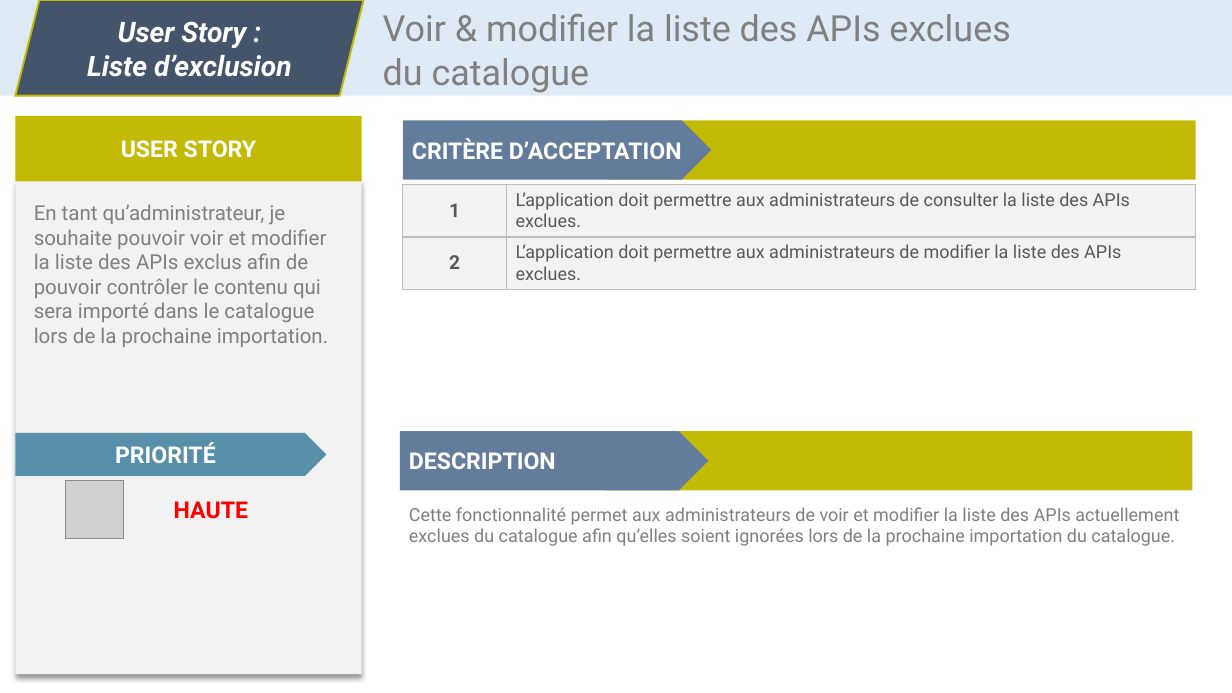
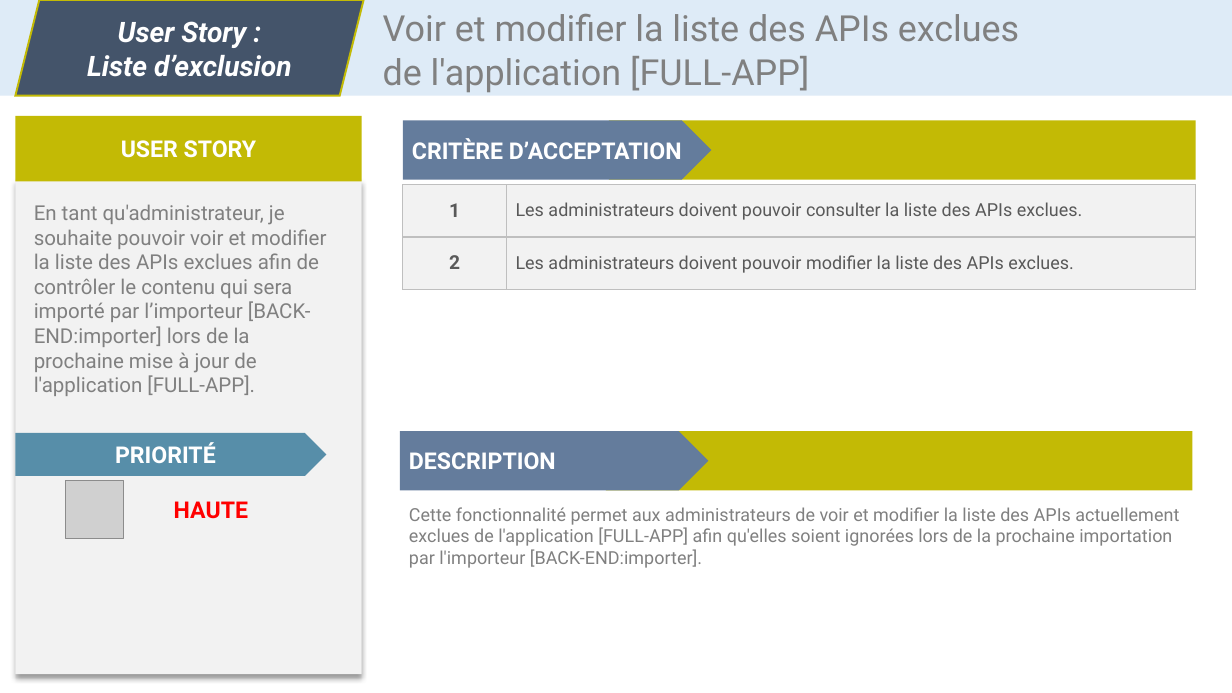
Before and after one commit to CC4K/api-catalog-development, a slide deck: slide 9 of reports/S3-User-Stories/user-stories-dev.odp. Drawn at 1232x693 pixels with LibreOffice and Linux fonts; fonts in the diff are those of the drawing; grey boxes stand for pictures. Boxes give left, top, right and bottom in pixels: in the first picture for what was removed or moved away, otherwise in the second. Text is boxed around its words. In the diff, an @@ line names an element or a change of style, - is before the commit and + after.

```diff
--- a/reports/S3-User-Stories/user-stories-dev.odp
+++ b/reports/S3-User-Stories/user-stories-dev.odp
@@ text at [383,14,1019,92]: text changed @@
-Voir & modifier la liste des APIs exclues du catalogue
+Voir et modifier la liste des APIs exclues de l'application [FULL-APP]
@@ text at [34,204,326,396]: text changed @@
-En tant qu’administrateur, je souhaite pouvoir voir et modifier la liste des APIs exclus afin de pouvoir contrôler le contenu qui sera importé dans le catalogue lors de la prochaine importation.
+En tant qu'administrateur, je souhaite pouvoir voir et modifier la liste des APIs exclues afin de contrôler le contenu qui sera importé par l’importeur [BACK-END:importer] lors de la prochaine mise à jour de l'application [FULL-APP].
@@ table at [403,185,1195,289] @@
-row 1, column 2: L’application doit permettre aux administrateurs de consulter la liste des APIs exclues.
+row 1, column 2: Les administrateurs doivent pouvoir consulter la liste des APIs exclues.
-row 2, column 2: L’application doit permettre aux administrateurs de modifier la liste des APIs exclues.
+row 2, column 2: Les administrateurs doivent pouvoir modifier la liste des APIs exclues.
@@ text at [409,507,1179,568]: text changed @@
-Cette fonctionnalité permet aux administrateurs de voir et modifier la liste des APIs actuellement exclues du catalogue afin qu’elles soient ignorées lors de la prochaine importation du catalogue.
+Cette fonctionnalité permet aux administrateurs de voir et modifier la liste des APIs actuellement exclues de l'application [FULL-APP] afin qu'elles soient ignorées lors de la prochaine importation par l'importeur [BACK-END:importer].
```
Also in this commit, not shown: 13 other slides changed, 1 slide added, 4 other files.
